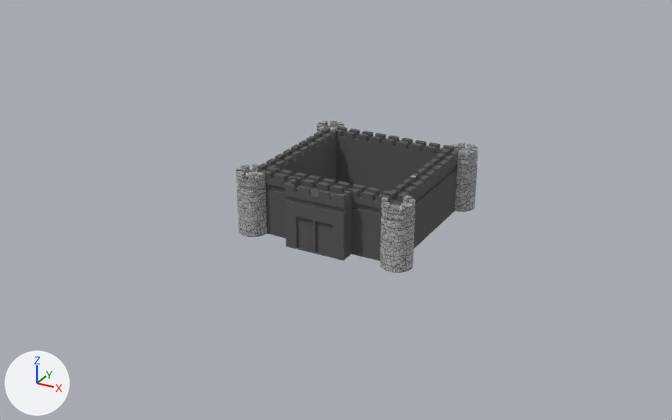
One commit to the OBJ model ProyectoFinal/ProyectoFinal/Models/Fachada/castillo.obj: the scene before it, then after it.
Camera for both pictures: a 50 mm lens placed at (101.8, -198.3, 99.8), pointed at (-3.2, -7.3, 4.4). The lights are fixed; the arrows at lower left show +X, +Y and +Z. Where no turn or scale is listed for an object, it has been applied to the vertices.

The scene before the commit, as lines of its bpy script (objects in view):
```python
me_castillo = bpy.data.meshes.new('castillo')
me_castillo.from_pydata(...)  # 4146 vertices, 8100 faces; spans x -23.9..23.9, y -24.0..23.8, z 0.0..16.5
# faces by material slot: [5788, 2312]
me_castillo.materials.append(mat_blinn1sg)  # picture img_patron_castillo_jpg
me_castillo.materials.append(mat_lambert2sg)  # picture img_patron_castillo_jpg
ob_castillo = bpy.data.objects.new('castillo', me_castillo)
ob_castillo.location = (0.0, 0.0, 0.0)
```
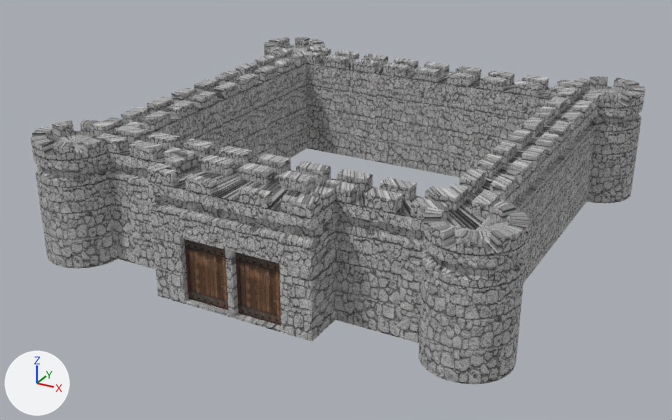
The edits, one by one:
Picture 'puertas.jpg' (img_puertas_jpg) is new.
Material 'castillo:phong1SG' (mat_castillo_phong1sg) is new.
Its texture is img_puertas_jpg.
Its roughness is 0.866.
me_castillo is used by ob_castillo; location (0.0, 0.0, 0.0).
me_castillo had 4146 vertices, 8100 faces and spanned x -23.9..23.9, y -24.0..23.8, z 0.0..16.5.
me_castillo now has 4078 vertices, 7858 faces and spans x -58.5..58.6, y -58.8..58.3, z 0.0..30.0.
me_castillo part 1: the loose piece of 291 vertices spanning x -23.9..-16.1, y -23.9..-16.1, z 0.0..16.5 is scaled about the mesh origin by (2.45, 2.45, 1.82).
me_castillo part 2: the loose piece of 291 vertices spanning x -23.9..-16.1, y 16.0..23.8, z 0.0..16.5 is scaled about the mesh origin by (2.45, 2.45, 1.82).
me_castillo part 3: the loose piece of 291 vertices spanning x 16.1..23.9, y 16.0..23.8, z 0.0..16.5 is scaled about the mesh origin by (2.45, 2.45, 1.82).
me_castillo part 4: the loose piece of 291 vertices spanning x 16.1..23.9, y -23.9..-16.1, z 0.0..16.5 is scaled about the mesh origin by (2.45, 2.45, 1.82).
me_castillo part 5: a new loose piece of 2914 vertices spanning x -49.0..49.0, y -58.8..49.3, z 0.0..30.0.
me_castillo part 6: the loose piece of 2982 vertices spanning x -20.0..20.0, y -24.0..20.1, z 0.0..16.5 is deleted.
me_castillo now uses material mat_castillo_phong1sg (picture img_puertas_jpg).

What differs and where, as boxes (x1, y1, x2, y2) in the pictures (672 x 420 px; the box of a moved part takes in the faces that stretch with it):
'castillo', reshaped (152% wider, 127% taller): before (236, 121, 479, 273); after (31, 37, 646, 384)
part 1 of me_castillo, moved or reshaped: before (236, 164, 267, 237); after (31, 120, 118, 268)
part 2 of me_castillo, moved or reshaped: before (317, 121, 344, 132); after (264, 37, 325, 56)
part 3 of me_castillo, moved or reshaped: before (450, 143, 479, 212); after (575, 76, 646, 203)
part 4 of me_castillo, moved or reshaped: before (380, 195, 415, 273); after (418, 199, 529, 384)
part 5 of me_castillo, added: after (76, 46, 602, 343)
part 6 of me_castillo, deleted: before (254, 126, 459, 261)
